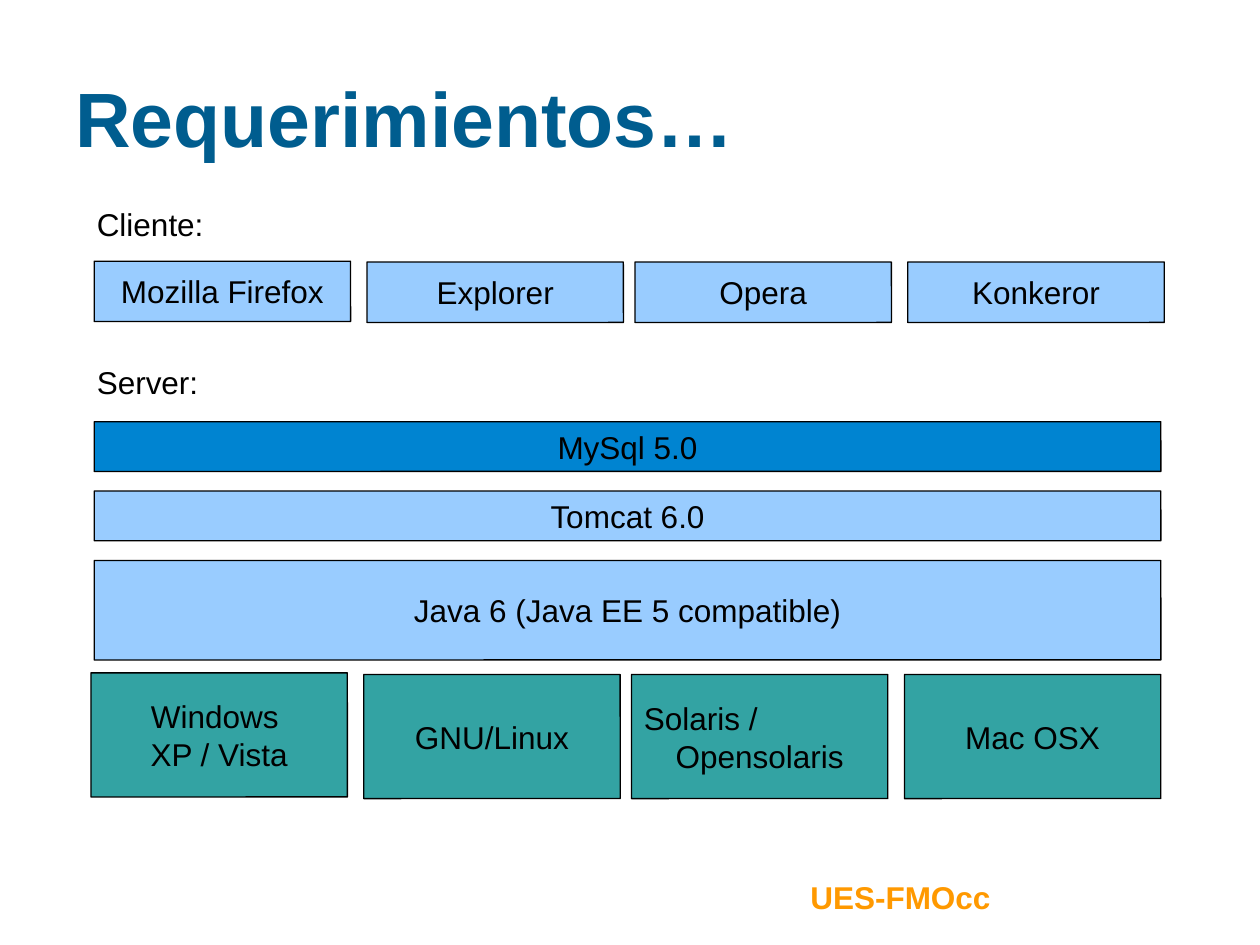
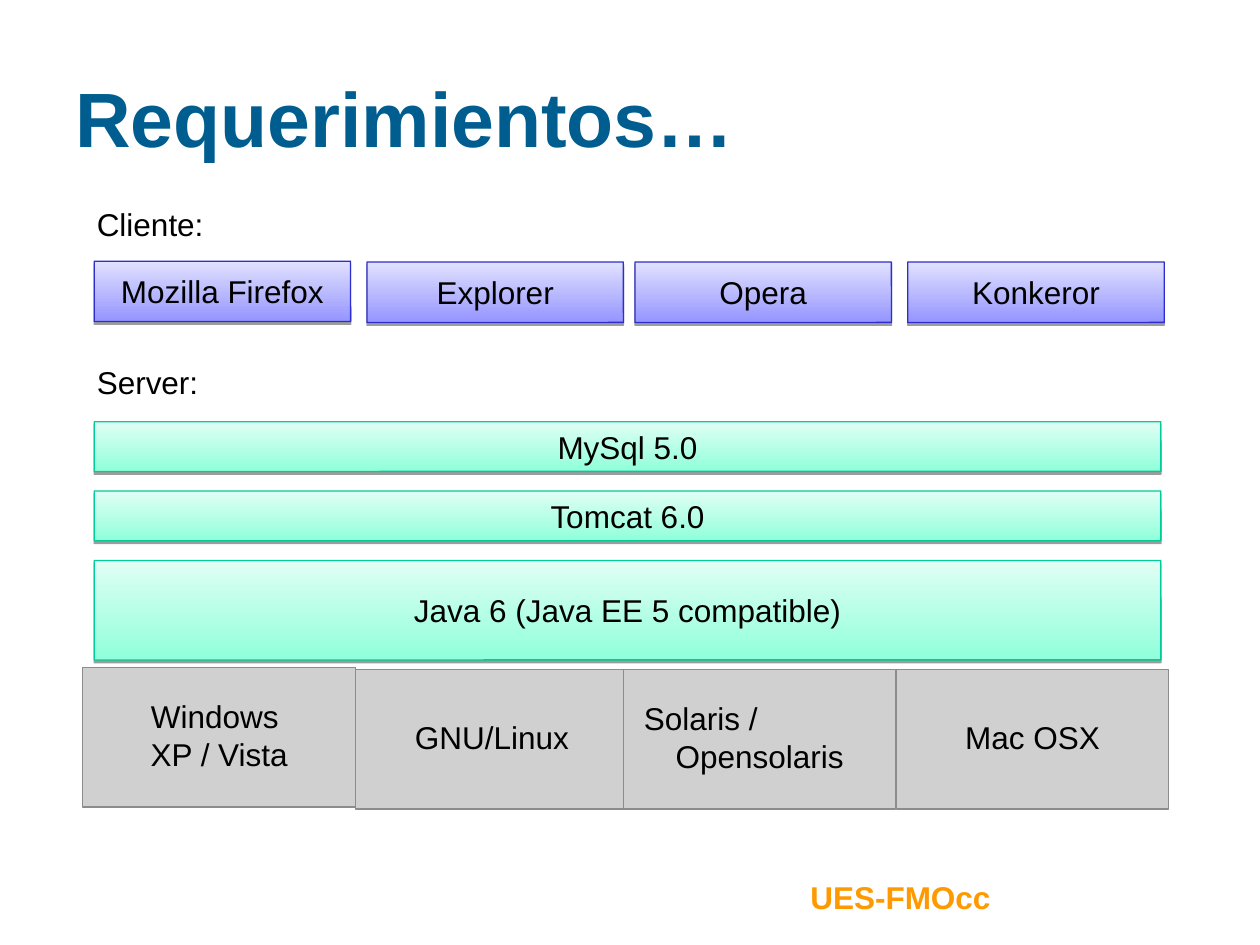
Before and after one commit to ramayac/jhard, a slide deck: slide 37 of presentaciones/defensa final/jhard final.ppt. Drawn at 1260x945 pixels with LibreOffice and Linux fonts; fonts in the diff are those of the drawing; grey boxes stand for pictures; background and template pictures are left out. Boxes give left, top, right and bottom in pixels: in the first picture for what was removed or moved away, otherwise in the second. Text is boxed around its words. In the diff, an @@ line names an element or a change of style, - is before the commit and + after.

```diff
--- a/presentaciones/defensa final/jhard final.ppt
+++ b/presentaciones/defensa final/jhard final.ppt
@@ fill #99CCFF to gradient #9595FF to #E1E1FF; outline #000000 0.74 pt to #2E2ECB 0.74 pt; shadow on in 4 elements at (x1=94, y1=261, x2=350, y2=321), (x1=367, y1=262, x2=622, y2=323), (x1=635, y1=262, x2=892, y2=323), (x1=907, y1=262, x2=1164, y2=323) @@
@@ rounded rectangle "MySql 5.0" at (x1=94, y1=422, x2=1160, y2=471): fill #0084D1 to gradient #90FFDA to #E0FFF4; outline #000000 0.74 pt to #00CC98 0.74 pt; shadow on @@
@@ rounded rectangle "Tomcat 6.0" at (x1=94, y1=491, x2=1160, y2=541): fill #99CCFF to gradient #90FFDA to #E0FFF4; outline #000000 0.74 pt to #00CC98 0.74 pt; shadow on @@
@@ rounded rectangle "Java 6 (Java EE 5 ..." at (x1=94, y1=561, x2=1160, y2=660): fill #99CCFF to gradient #90FFDA to #E0FFF4; outline #000000 0.74 pt to #00CC98 0.74 pt; shadow on @@
@@ picture added at (x1=82, y1=668, x2=355, y2=808) @@
@@ picture added at (x1=355, y1=669, x2=627, y2=809) @@
@@ picture added at (x1=624, y1=669, x2=896, y2=809) @@
@@ picture added at (x1=896, y1=669, x2=1168, y2=809) @@
@@ 4 texts moved together from (x1=91, y1=673, x2=1160, y2=798) to (x1=151, y1=705, x2=1099, y2=774) @@
@@ fill #33A3A3 to none; outline #000000 0.74 pt to none in 4 elements at (x1=151, y1=705, x2=287, y2=767), (x1=415, y1=726, x2=569, y2=750), (x1=644, y1=707, x2=844, y2=774), (x1=965, y1=727, x2=1099, y2=750) @@
```
Also in this commit, not shown: 2 other slides changed, 2 other files.
